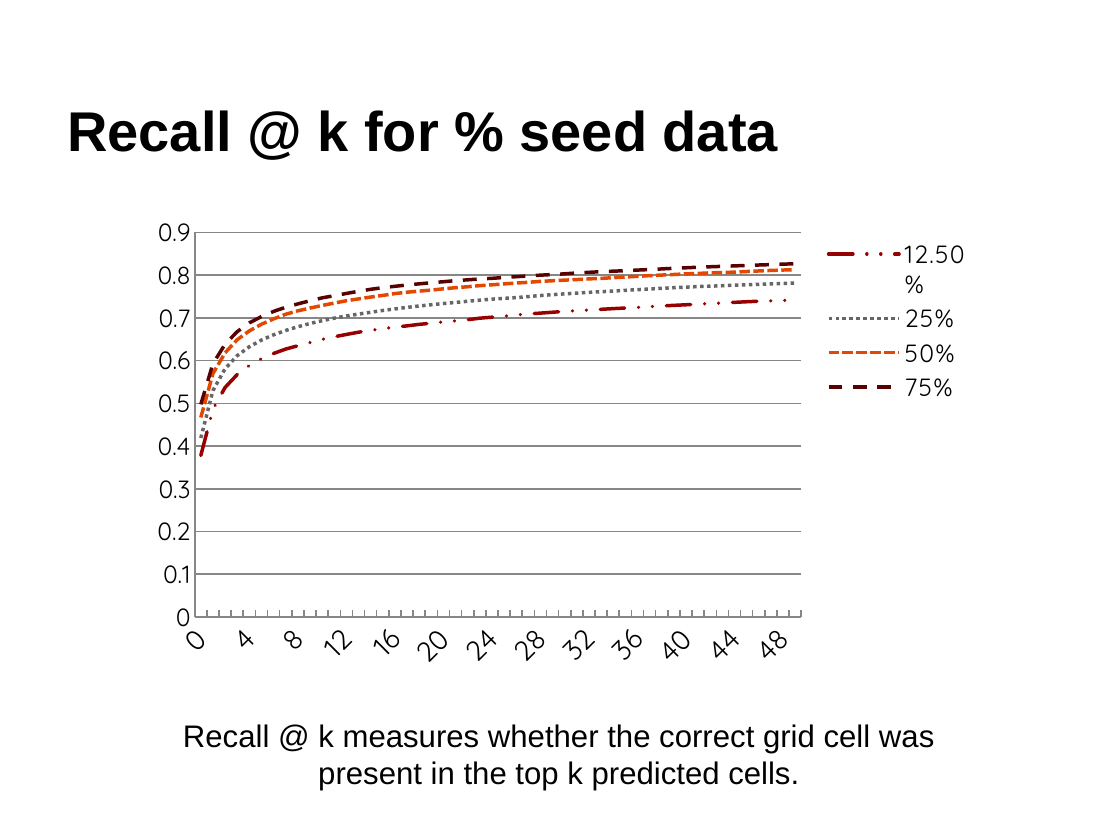
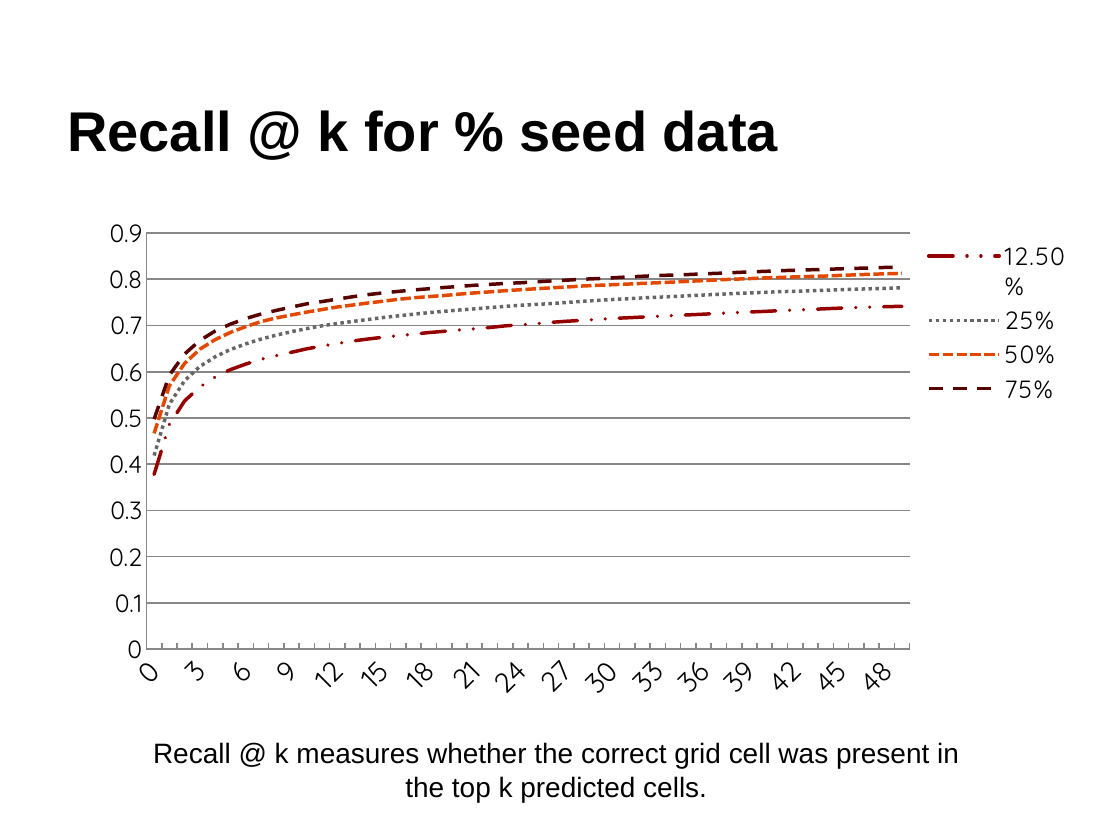
Before and after one commit to raptros/gmm-project-2012, a slide deck: slide 16 of presentation/gmm-2012-presentation.pptx (slide 15 before the commit). Drawn at 1120x840 pixels with LibreOffice and Linux fonts; fonts in the diff are those of the drawing. Boxes give left, top, right and bottom in pixels: in the first picture for what was removed or moved away, otherwise in the second. Text is boxed around its words. In the diff, an @@ line names an element or a change of style, - is before the commit and + after.

```diff
--- a/presentation/gmm-2012-presentation.pptx
+++ b/presentation/gmm-2012-presentation.pptx
@@ line chart: place and size @@
-line chart at (141, 208, 982, 679)
+line chart at (90, 208, 1093, 711)
@@ text "Recall @ k measures whether ...": place and size @@
-text "Recall @ k measures whether ..." at (183, 724, 934, 790)
+text "Recall @ k measures whether ..." at (153, 742, 959, 802)
@@ text "Recall @ k measures whether ..." at (153, 742, 959, 802): size 20 to 18 pt @@
```
Also in this commit, not shown: 11 other slides changed, 2 slides added, 2 slides removed.
